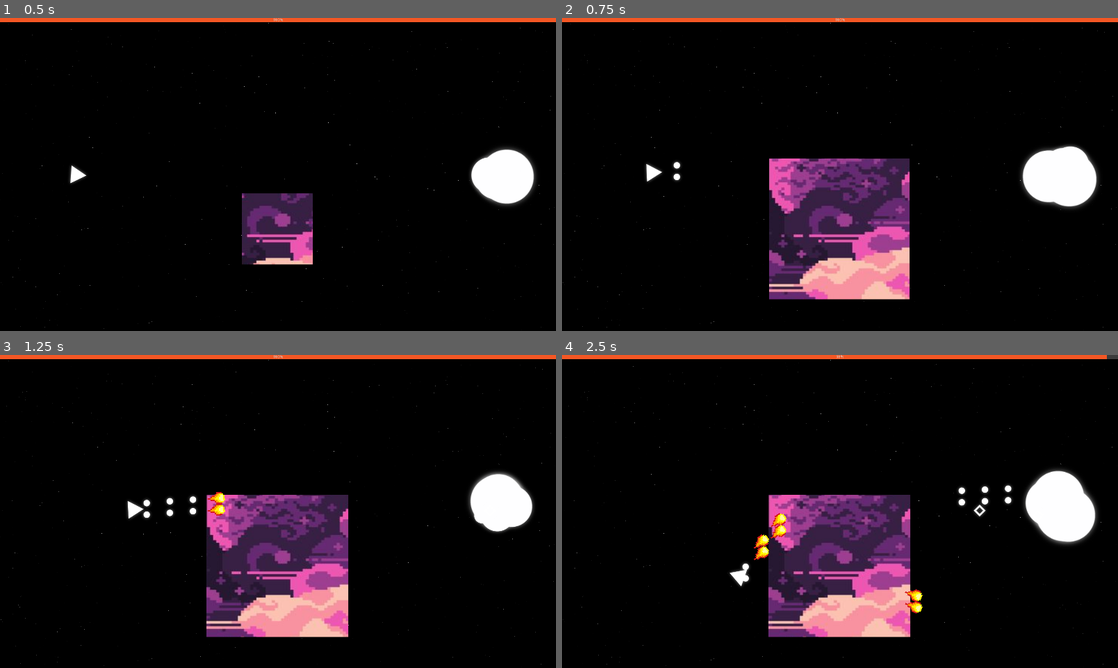
Above: before the commit, frames 1-4 (two rows, left to right).
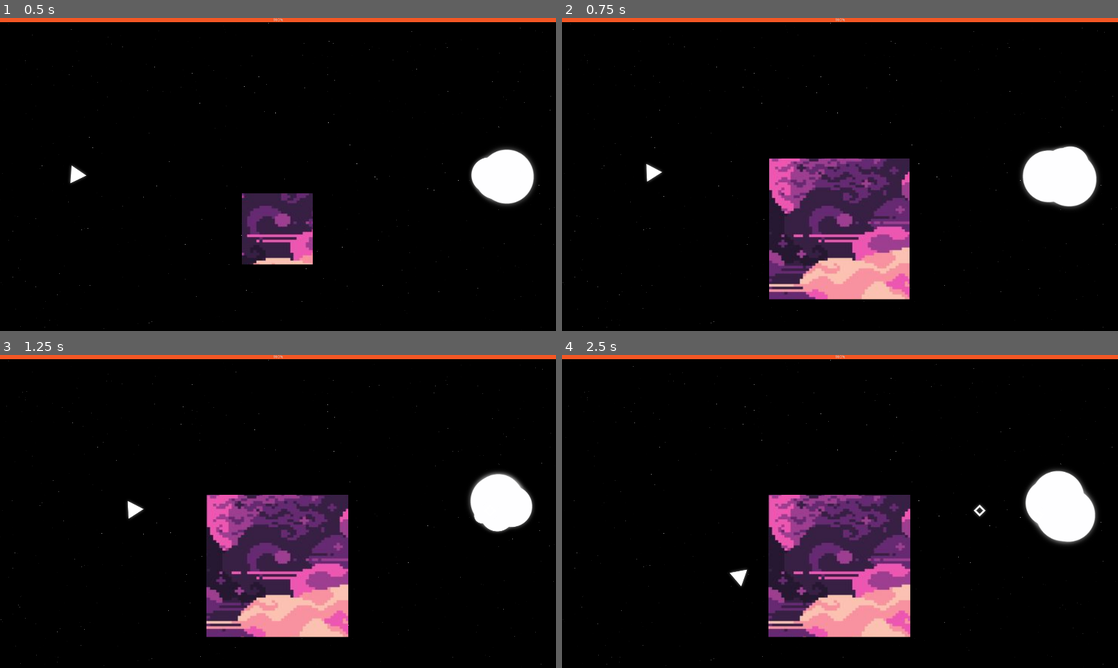
Above: after the commit, the same moments.

Repository: SAM2WOW/ProjectDanmaku
Game: Godot game, scene res://scenes/Main.tscn
Same seed, same stepped clock (60 frames per second), same inputs: the game is played once before the commit and once after it. The engine's default icon, where the game draws it, is replaced by a stand-in: a white triangle on a blue panel in a dark square.
Inputs (mouse positions are in pixels of both pictures, inside the frame that each line leads up to):
- Up to frame 1 (0.5 s): no input
- Up to frame 2 (0.75 s): tap Enter at 0.5 s; move the mouse to (962, 158) at 0.52 s; press the mouse at (962, 158) at 0.53 s; hold D (move_right) from 0.53 s (still down)
- Up to frame 3 (1.25 s): keep holding D (move_right)
- Up to frame 4 (2.5 s): move the mouse to (728, 527) at 1.27 s; release D (move_right) at 1.28 s; release the mouse at (728, 527) at 1.28 s; hold S (move_down) 1.28-2.03 s; click (728, 527) at 1.35 s; move the mouse to (895, 442) at 2.02 s; press the mouse at (895, 442) at 2.03 s; hold D (move_right) from 2.03 s (still down)

Frame 1 is identical in both runs. In frame 2, less than 0.1% of the frame differs, in the area x 19-22%, y 45-53%; in frame 3, 0.3%; in frame 4, 0.8%, in the area x 32-100%, y 0-83%.
Error after the commit: Parse Error: Can't preload resource at path: res://objects/weapons/PlayerExplosion.tscn (res://objects/weapons/PlayerBullet.gd:8)

Commit message:
attempt change

Diff:
--- a/objects/weapons/PlayerBullet.gd
+++ b/objects/weapons/PlayerBullet.gd
@@ -4,6 +4,9 @@
 var damage = 10;
 var dir = Vector2();
 var bullet = load("res://objects/weapons/PlayerBullet.tscn");
+var bullet_properties = Global.player_bullet_properties[style];
+var explosion = preload("res://objects/weapons/PlayerExplosion.tscn");
+var curr_vel = 0.0;
 
 func _ready():
 	pass;
@@ -13,22 +16,27 @@
 
 
 func _on_PlayerBullet_body_entered(body):
-	print("Collide %s" % body.name)
+	print("Bullet Collide %s" % body.name)
 	if "Boss" in body.name:
-		body.damage(damage)
+		# spawns an explosion at collision area if pixel bullet
+		if (style==1):
+			var e = explosion.instance();
+			e.get_node("AnimatedSprite").play();
+			get_tree().root.add_child(e);
+			e.set_global_position(get_global_position());
+			e.damage = damage;
+		else:
+			body.damage(damage)
 
 		queue_free()
 
-
-func _on_Verse_Jump(verse):
-	style = verse
+func show_verse_style(verse):
 	# show all the styles
-	get_node("Style%d" % style).show()
+	get_node("Style%d" % verse).show()
 	# hide the styles that aren't said style
 	for i in range(Global.total_style):
-		if i != style:
+		if i != verse:
 			get_node("Style%d" % i).hide()
-			#print("Style%d" % style)
 
 func _on_ExplodeTimer_timeout():
 	# queue_free();
@@ -36,7 +44,7 @@
 	print("explode!");
 
 func _physics_process(delta):
-	pass;
+	curr_vel = sqrt(pow(linear_velocity.x,2)+pow(linear_velocity.y,2));
 
 # bursts after 1/2 way to dest perhaps
 func pixel_verse_properties():
--- /dev/null
+++ b/objects/weapons/PlayerExplosion.gd
@@ -0,0 +1,33 @@
+extends Area2D
+
+
+# Declare member variables here. Examples:
+# var a = 2
+# var b = "text"
+var active = true;
+var damage = 20;
+
+# Called when the node enters the scene tree for the first time.
+func _ready():
+	pass
+
+
+# Called every frame. 'delta' is the elapsed time since the previous frame.
+#func _process(delta):
+#	pass
+
+func _on_Area2D_body_entered(body):
+	# print(body.hit_by.find(self));
+	print("Explosion Collide %s" % body.name)
+	if (("Boss" in body.name || "Enemy" in body.name) && body.hit_by.find(self) == -1):
+		body.hit_by.append(self);
+		body.damage(damage)
+		# remove invalid instances from body
+		for inst in body.hit_by:
+			if !is_instance_valid(inst):
+				body.hit_by.erase(inst);
+
+
+func _on_AnimatedSprite_animation_finished():
+	# is_instance_valid()
+	queue_free();
--- a/scripts/Global.gd
+++ b/scripts/Global.gd
@@ -6,4 +6,10 @@
 
 var initial_style = 0
 var total_style = 3
+var prev_style = initial_style;
 var current_style = initial_style
+var player_bullet_properties = {
+	0: {"damage":10, "fire rate":0.2, "speed":900},
+	1: {"damage":20, "fire rate":0.5, "speed":700},
+	2: {"damage":10, "fire rate":0.4, "speed":900}
+}
